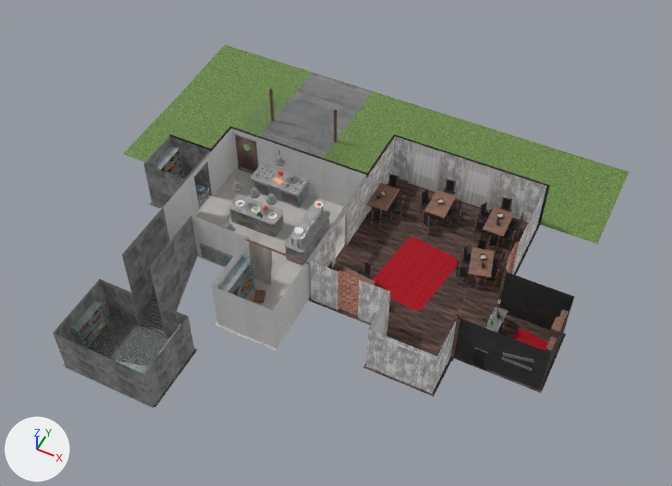
Before and after pictures for a commit that changed the glTF model act 1 object/prolog/mesh.glb.
Camera for both pictures: a 50 mm lens placed at (7.2, -17.2, 21.6), pointed at (-1.6, 0.3, -0.3). The lights are fixed; the arrows at lower left show +X, +Y and +Z. The first picture is the older version. Where no turn or scale is listed for an object, it has been applied to the vertices. Vertices at exactly the same position are counted once.

In view in the first picture: 'basement decor', 'floor', 'food room decor 1', 'food room decor 2', 'player room decor', 'room decor 1', 'room decor 2', 'stoves', 'street decor', 'table for food', 'walls', 'windows' and 3 more.
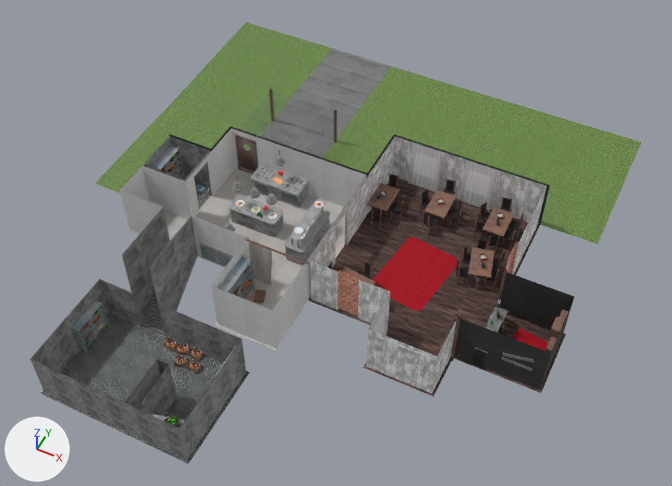
Where the newer file only moved an object's origin or applied its transform, the numbers keep the older frame.

Where the change shows, as pixel boxes (x1, y1, x2, y2) in the pictures (672 x 486 px; the box of a moved part takes in the faces that stretch with it):
'floor', reshaped (6% wider, 22% taller): before (63, 45, 629, 408); after (40, 22, 641, 464)
'walls', reshaped (18% taller): before (53, 126, 575, 408); after (30, 126, 575, 460)
'basement decor', reshaped, moved: before (71, 299, 181, 374); after (71, 299, 246, 452)
part 1 of me_sphere_014_002, added: after (163, 337, 178, 352)
part 2 of me_sphere_014_002, added: after (176, 343, 190, 355)
part 3 of me_sphere_014_002, added: after (189, 348, 205, 362)
part 4 of me_sphere_014_002, added: after (174, 355, 189, 368)
part 5 of me_sphere_014_002, added: after (187, 359, 203, 374)
part 6 of me_sphere_014_002, added: after (164, 416, 179, 427)
part 7 of me_sphere_014_002, reshaped: before (71, 316, 106, 345); after (166, 337, 202, 370)
part 8 of me_sphere_014_002, added: after (214, 346, 246, 403)
part 9 of me_sphere_014_002, added: after (147, 413, 194, 452)
part 10 of me_cube_005_008, reshaped: before (63, 177, 210, 408); after (40, 154, 250, 464)
part 11 of me_cube_005_008, moved or reshaped: before (175, 45, 629, 244); after (175, 22, 641, 244)
part 12 of me_cube_005_006, built on: before (144, 130, 230, 240); after (120, 130, 230, 416)
part 13 of me_cube_005_006, surface changed: before (53, 280, 195, 408); after (30, 280, 245, 460)

The change, as a diff of the scene's bpy script:
```diff
--- a/act 1 object/prolog/mesh.glb.py
+++ b/act 1 object/prolog/mesh.glb.py
@@ me_sphere_014_002 @@
-me_sphere_014_002.from_pydata(...)  # 984 vertices, 1590 faces; spans x -0.15..2.95, y -0.7..1.43, z -0.66..0.56
+me_sphere_014_002.from_pydata(...)  # 4706 vertices, 8364 faces; spans x -3.05..1.89, y -2.55..0.72, z -0.3..1.12
+# me_sphere_014_002 part 1: the loose piece of 16 vertices spanning x -0.15..0.14, y 0.07..0.41, z -0.19..-0.06 is copied, and the copy is turned -108.8 degrees about the z axis through its middle and scaled by 1.19, then moved by (-0.66, 0.27, -0.1); it spans x -0.86..-0.46, y 0.34..0.67, z -0.3..-0.15
+# me_sphere_014_002 part 2: the loose piece of 16 vertices spanning x -0.15..0.14, y 0.07..0.41, z -0.19..-0.06 is copied, and the copy is turned -84.3 degrees about the z axis through its middle and scaled by 1.19, then moved by (-0.23, 0.28, -0.1); it spans x -0.45..-0.02, y 0.33..0.71, z -0.3..-0.15
+# me_sphere_014_002 part 3: the loose piece of 16 vertices spanning x -0.15..0.14, y 0.07..0.41, z -0.19..-0.06 is copied, and the copy is turned -109.2 degrees about the z axis through its middle and scaled by 1.19, then moved by (0.24, 0.31, -0.1); it spans x 0.04..0.44, y 0.38..0.72, z -0.3..-0.15
+# me_sphere_014_002 part 4: the loose piece of 16 vertices spanning x -0.15..0.14, y 0.07..0.41, z -0.19..-0.06 is copied, and the copy is turned -84.3 degrees about the z axis through its middle and scaled by 1.19, then moved by (-0.04, -0.13, -0.1); it spans x -0.26..0.18, y -0.07..0.3, z -0.3..-0.15
+# me_sphere_014_002 part 5: the loose piece of 16 vertices spanning x -0.15..0.14, y 0.07..0.41, z -0.19..-0.06 is copied, and the copy is turned -109.2 degrees about the z axis through its middle and scaled by 1.19, then moved by (0.43, -0.1, -0.1); it spans x 0.23..0.63, y -0.02..0.31, z -0.3..-0.15
+# me_sphere_014_002 part 6: the loose piece of 16 vertices spanning x 1.94..2.3, y -0.63..-0.32, z 0.04..0.17 is copied, and the copy is turned 24.3 degrees about the z axis through its middle and scaled by 1.19, then moved by (-0.74, -1.82, 0.85); it spans x 1.15..1.61, y -2.52..-2.06, z 0.88..1.03
+# me_sphere_014_002 part 7: 42 vertices removed from x -0.14..0.13, y -0.07..1.09, z -0.66..0.56; 3600 vertices added at x -0.82..0.59, y -0.03..0.67, z -0.27..-0.05
+# me_sphere_014_002 part 8: 280 vertices added at x 1.6..1.89, y -0.49..0.67, z -0.3..0.92
+# me_sphere_014_002 part 9: 241 vertices added at x 0.7..1.89, y -2.55..-1.98, z -0.3..1.12
+# other edits to the shape of me_sphere_014_002 do not show in these pictures
 me_sphere_014_002.materials.append(mat_wood_001)
@@ me_sphere_014_002 @@
 me_sphere_014_002.materials.append(mat_metal_box_001)
+me_sphere_014_002.materials.append(mat_drinks_all_001)  # picture img_all
+me_sphere_014_002.materials.append(mat_glass_002)  # white #ffffff
+me_sphere_014_002.materials.append(mat_cola_001)  # picture img_cola
@@ me_cube_005_008 @@
 # verts and faces of me_cube_005_008; kept vertices keep their numbers, new ones are numbered from 55
-me_cube_005_008.from_pydata(...)  # 55 vertices, 40 faces; spans x -7.4..8.4, y -4.4..9.5, z -1.8..-0.1
+me_cube_005_008.from_pydata(...)  # 60 vertices, 44 faces; spans x -7.4..8.4, y -5.5..11.1, z -1.8..-0.1
+# me_cube_005_008 part 10
+delete_vertices([27, 29, 30])  # with the faces that use them
+delete_faces([(31, 33, 32), (31, 34, 33)])
+for new, old in zip([55, 56, 57], [33, 34, 43]): verts[new] = verts[old] + (0.0, -1.6, 0.0)
+verts[58] = (-3.6, -0.1, -0.1)
+verts[59] = (-5.1, -0.1, -0.1)  # pixel (127, 228)
+verts[60] = (-4.7, -5.5, -1.8)  # pixel (40, 393)
+verts[61] = (0.4, -2.2, -1.8)  # pixel (249, 372)
+verts[62] = (0.4, -5.5, -1.8)  # pixel (188, 464)
+faces += [(32, 59, 58), (31, 32, 58)]  # mat_floor_kitchen_001
+faces += [(28, 60, 61), (60, 62, 61), (33, 55, 56), (33, 56, 34)]  # mat_floor_frezz_room_001 (picture img_floor_freezz_room)
+faces += [(33, 57, 55), (33, 43, 57)]  # mat_grass (picture img_grass)
+# me_cube_005_008 part 11
+for i in [41, 42, 51, 52, 54]: verts[i] += (0.0, 1.6, 0.0)
 me_cube_005_008.materials.append(mat_floor_room_001)
@@ me_cube_005_006 @@
-me_cube_005_006.from_pydata(...)  # 134 vertices, 124 faces; spans x -7.6..5.89, y -6.63..3.68, z -1.67..1.78
+me_cube_005_006.from_pydata(...)  # 150 vertices, 138 faces; spans x -7.6..5.89, y -7.63..3.68, z -1.67..1.78
+# me_cube_005_006 part 12
+# 2 vertices are removed from x -5.97, y -2.3, z 0.03..1.78
+# 9 faces are deleted
+# 6 vertices move from x -7.13..-4.0, y -6.63..-4.4, z -1.67..0.08 to x -7.13..-2.2, y -7.63..-4.4, z -1.67..0.08
+# 11 vertices are added at x -7.53..-3.56, y -7.63..-1.03, z -1.67..1.78
+# 7 new vertices lie (0.0, 0.0, 1.75) away from vertices in x -7.53..-3.56, y -7.63..-1.11, z -1.67..0.03
+# 14 new faces join them, mat_metal_wall_001
+# 9 new faces join them, mat_wall_kitchen_001 (picture img_wall_kitchen)
+# me_cube_005_006 part 13: 10 kept faces spanning x -7.13..-2.2, y -7.63..-4.39, z -1.67..0.08 get new texture (UV) coordinates
 me_cube_005_006.materials.append(mat_metal_wall_001)
@@ ob_basement_decor @@
 ob_basement_decor = bpy.data.objects.new('basement decor', me_sphere_014_002)
-ob_basement_decor.location = (-6.96, -5.92, -0.95)
+ob_basement_decor.location = (-4.06, -5.09, -1.31)
```
